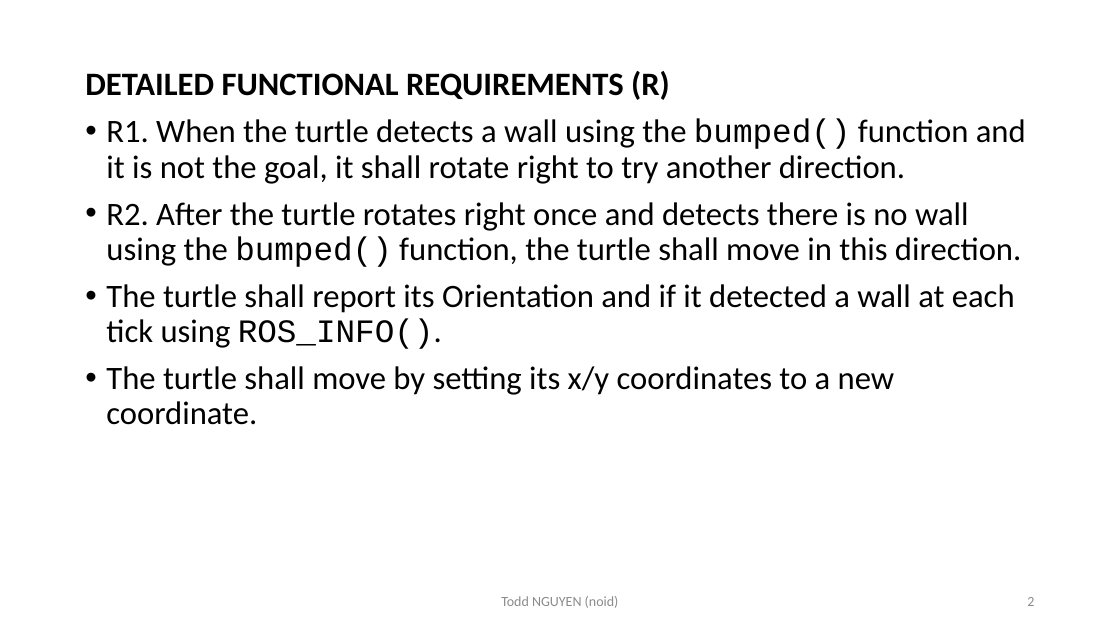
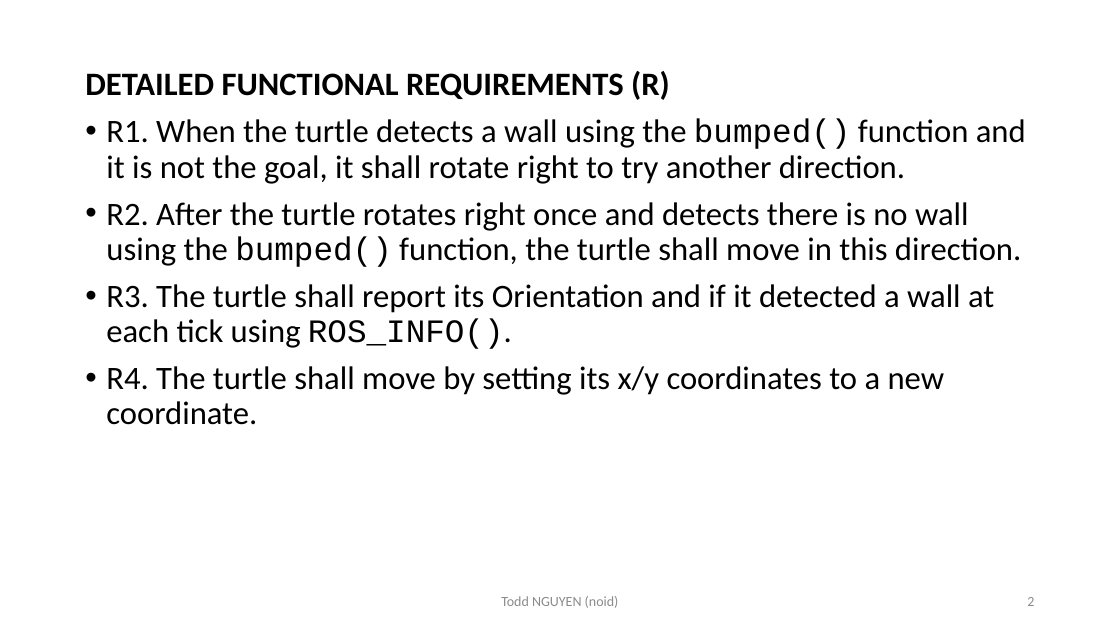
Before and after one commit to toddnguyen-gf/embedded-training, a slide deck: slide 2 of ece-18-642/lec-05-to-09/hw07/HW07_NGUYEN_Todd_noid.pptx. Drawn at 1120x630 pixels with LibreOffice and Linux fonts; fonts in the diff are those of the drawing. Boxes give left, top, right and bottom in pixels: in the first picture for what was removed or moved away, otherwise in the second. Text is boxed around its words. In the diff, an @@ line names an element or a change of style, - is before the commit and + after.

Commit message:
Minor changes to hw07

```diff
--- a/ece-18-642/lec-05-to-09/hw07/HW07_NGUYEN_Todd_noid.pptx
+++ b/ece-18-642/lec-05-to-09/hw07/HW07_NGUYEN_Todd_noid.pptx
@@ text at bbox=[106, 284, 994, 425]: text changed @@
-• The turtle shall report its Orientation and if it detected a wall at each tick using ROS_INFO().
-• The turtle shall move by setting its x/y coordinates to a new coordinate.
+• R3. The turtle shall report its Orientation and if it detected a wall at each tick using ROS_INFO().
+• R4. The turtle shall move by setting its x/y coordinates to a new coordinate.
```
